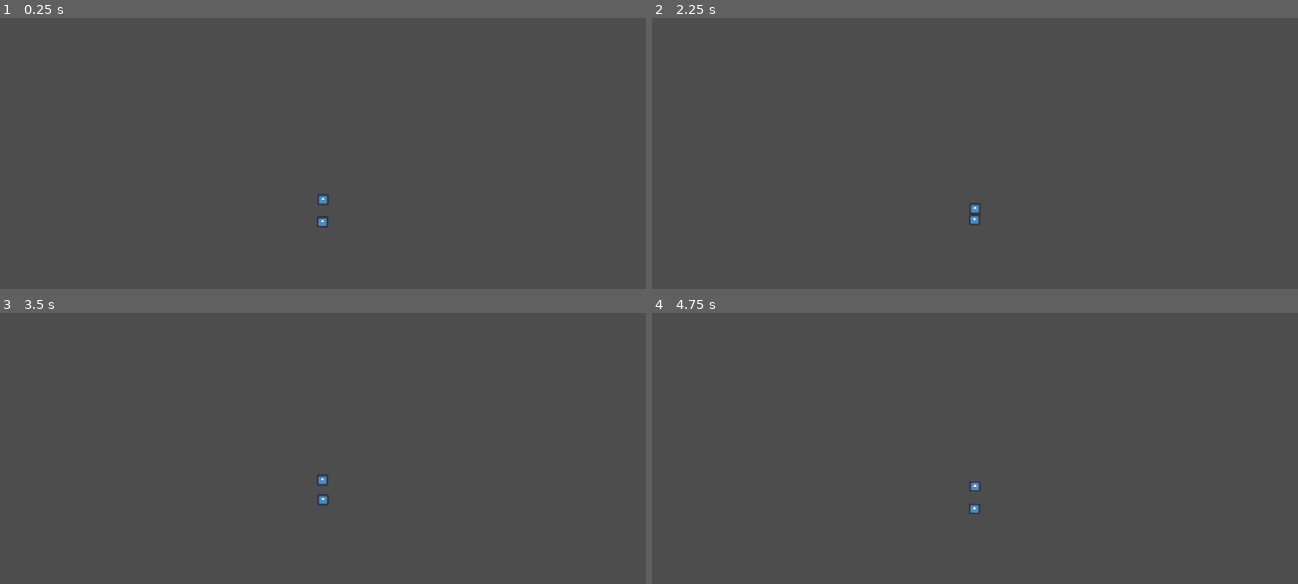
Above: before the commit, frames 1-4 (two rows, left to right).
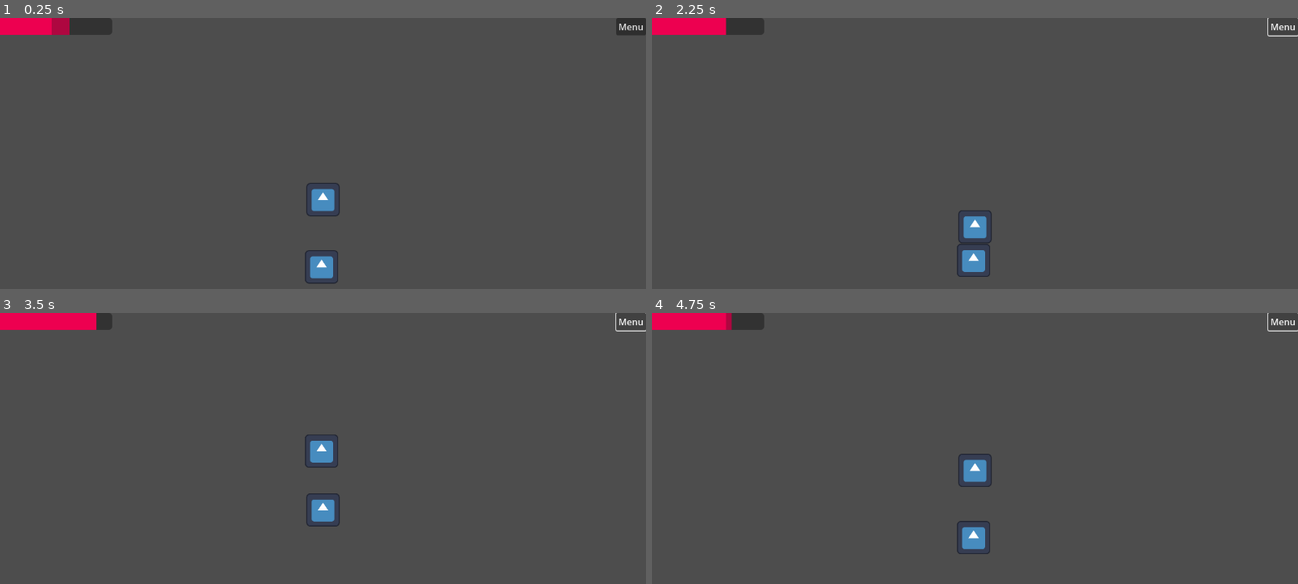
Above: after the commit, the same moments.

Repository: TheRubeThing/LudumDate54
Game: Godot game, scene res://Assets/Levels/game_world.tscn
Two runs of this game, one before a commit and one after it. Both use one fixed random seed, a clock stepped at 60 frames per second and the inputs below. The engine's default icon, where the game draws it, is replaced by a stand-in: a white triangle on a blue panel in a dark square.
Inputs (mouse positions are in pixels of both pictures, inside the frame that each line leads up to):
- Up to frame 1 (0.25 s): no input
- Up to frame 2 (2.25 s): click (1285, 26) at 0.5 s, where only the run after the commit has a clickable "Menu"; hold Right (ui_right) 1.28-2.03 s; hold S (S_down) from 2.03 s (still down)
- Up to frame 3 (3.5 s): release S (S_down) at 2.78 s; hold Right (ui_right) from 2.78 s (still down)
- Up to frame 4 (4.75 s): release Right (ui_right) at 3.53 s; hold W (W_up) 3.53-4.28 s; hold Left (ui_left) from 4.28 s (still down)

The runs differ from the first frame. In frame 1, 2.1% of the frame differs, in the area x 0-100%, y 0-98%; in frame 2, 2.0%; in frame 3, 2.0%; in frame 4, 2.0%.

Commit message:
f/healthbar

Diff:
--- a/Assets/Levels/game_world.tscn
+++ b/Assets/Levels/game_world.tscn
@@ -1,12 +1,19 @@
-[gd_scene load_steps=5 format=3 uid="uid://bip1sdin0iscv"]
+[gd_scene load_steps=10 format=3 uid="uid://bip1sdin0iscv"]
 
-[ext_resource type="Script" path="res://Player.gd" id="1_p3pah"]
+[ext_resource type="Script" path="res://Assets/Scripts/GameController.gd" id="1_g7cao"]
 [ext_resource type="Texture2D" uid="uid://cow6yghmik1cp" path="res://icon.svg" id="2_lgpel"]
-[ext_resource type="Script" path="res://PlayerCamera.gd" id="3_ugs8n"]
+[ext_resource type="Script" path="res://Assets/Scripts/Player.gd" id="3_x5yy2"]
+[ext_resource type="Script" path="res://Assets/Scripts/HUD.gd" id="4_na2py"]
+[ext_resource type="Script" path="res://Assets/Scripts/PlayerCamera.gd" id="4_ru4v0"]
+[ext_resource type="Theme" uid="uid://dugp6bbi0wp31" path="res://Themes/HealthBar.tres" id="5_2ci8w"]
+[ext_resource type="Script" path="res://Assets/Scripts/HealthBar.gd" id="6_f43gg"]
 
 [sub_resource type="RectangleShape2D" id="RectangleShape2D_jhmhf"]
 
+[sub_resource type="Theme" id="Theme_pbdts"]
+
 [node name="GameWorld" type="Node2D"]
+script = ExtResource("1_g7cao")
 
 [node name="Sprite2" type="Sprite2D" parent="."]
 position = Vector2(-0.835, 40)
@@ -14,7 +21,7 @@
 texture = ExtResource("2_lgpel")
 
 [node name="Player" type="CharacterBody2D" parent="."]
-script = ExtResource("1_p3pah")
+script = ExtResource("3_x5yy2")
 
 [node name="CollisionBox" type="CollisionShape2D" parent="Player"]
 shape = SubResource("RectangleShape2D_jhmhf")
@@ -24,6 +31,40 @@
 texture = ExtResource("2_lgpel")
 
 [node name="PlayerCamera" type="Camera2D" parent="." node_paths=PackedStringArray("target")]
-script = ExtResource("3_ugs8n")
+zoom = Vector2(3, 3)
+script = ExtResource("4_ru4v0")
 target = NodePath("../Player")
 camera_speed = 200
+
+[node name="HUD" type="CanvasLayer" parent="."]
+script = ExtResource("4_na2py")
+
+[node name="Menu" type="Button" parent="HUD"]
+anchors_preset = 1
+anchor_left = 1.0
+anchor_right = 1.0
+offset_left = -53.0
+offset_bottom = 31.0
+grow_horizontal = 0
+text = "Menu"
+
+[node name="UIHealthBar" type="ProgressBar" parent="HUD"]
+offset_right = 200.0
+offset_bottom = 30.0
+tooltip_text = "Health"
+theme = ExtResource("5_2ci8w")
+value = 46.0
+show_percentage = false
+script = ExtResource("6_f43gg")
+diffSpeed = 300
+
+[node name="DiffBar" type="ProgressBar" parent="HUD/UIHealthBar"]
+show_behind_parent = true
+layout_mode = 0
+offset_right = 200.0
+offset_bottom = 30.0
+theme = SubResource("Theme_pbdts")
+value = 80.0
+show_percentage = false
+
+[connection signal="change_player_health" from="." to="HUD/UIHealthBar" method="_on_game_world_change_player_health"]
--- /dev/null
+++ b/Assets/Scripts/DiffBar.gd
@@ -0,0 +1,11 @@
+extends TextureProgressBar
+
+
+# Called when the node enters the scene tree for the first time.
+func _ready():
+	pass # Replace with function body.
+
+
+# Called every frame. 'delta' is the elapsed time since the previous frame.
+func _process(delta):
+	pass
--- /dev/null
+++ b/Assets/Scripts/GameController.gd
@@ -0,0 +1,18 @@
+extends Node2D
+
+signal change_player_health
+
+# Called when the node enters the scene tree for the first time.
+func _ready():
+	pass # Replace with function body.
+
+
+# Called every frame. 'delta' is the elapsed time since the previous frame.
+func _process(delta):
+	var up = Input.is_action_just_pressed("ui_right")
+	var down = Input.is_action_just_pressed("ui_left")
+	if up:
+		emit_signal("change_player_health", 20)
+	if down:
+		emit_signal("change_player_health", -20)
+	pass
--- /dev/null
+++ b/Assets/Scripts/HUD.gd
@@ -0,0 +1,11 @@
+extends CanvasLayer
+
+
+# Called when the node enters the scene tree for the first time.
+func _ready():
+	pass # Replace with function body.
+
+
+# Called every frame. 'delta' is the elapsed time since the previous frame.
+func _process(delta):
+	pass
--- /dev/null
+++ b/Assets/Scripts/HealthBar.gd
@@ -0,0 +1,21 @@
+extends ProgressBar
+
+@export var source : Node2D
+@export var diffSpeed : int
+
+# Called when the node enters the scene tree for the first time.
+func _ready():
+	pass
+
+
+# Called every frame. 'delta' is the elapsed time since the previous frame.
+func _process(delta):
+	var diff = (value - $DiffBar.value) * delta * diffSpeed / 100
+	if diff < 0:
+		$DiffBar.value += diff
+	else:
+		$DiffBar.value = value
+
+
+func _on_game_world_change_player_health(newVal):
+	value += newVal
--- /dev/null
+++ b/Themes/HealthBar.tres
@@ -0,0 +1,7 @@
+[gd_resource type="Theme" load_steps=2 format=3 uid="uid://dugp6bbi0wp31"]
+
+[sub_resource type="StyleBoxFlat" id="StyleBoxFlat_scfxn"]
+bg_color = Color(0.929412, 0, 0.313726, 1)
+
+[resource]
+ProgressBar/styles/fill = SubResource("StyleBoxFlat_scfxn")
Renamed: Player.gd -> Assets/Scripts/Player.gd
Renamed: PlayerCamera.gd -> Assets/Scripts/PlayerCamera.gd
Not shown, added: Assets/Sprites/SnowpHat.png.import
